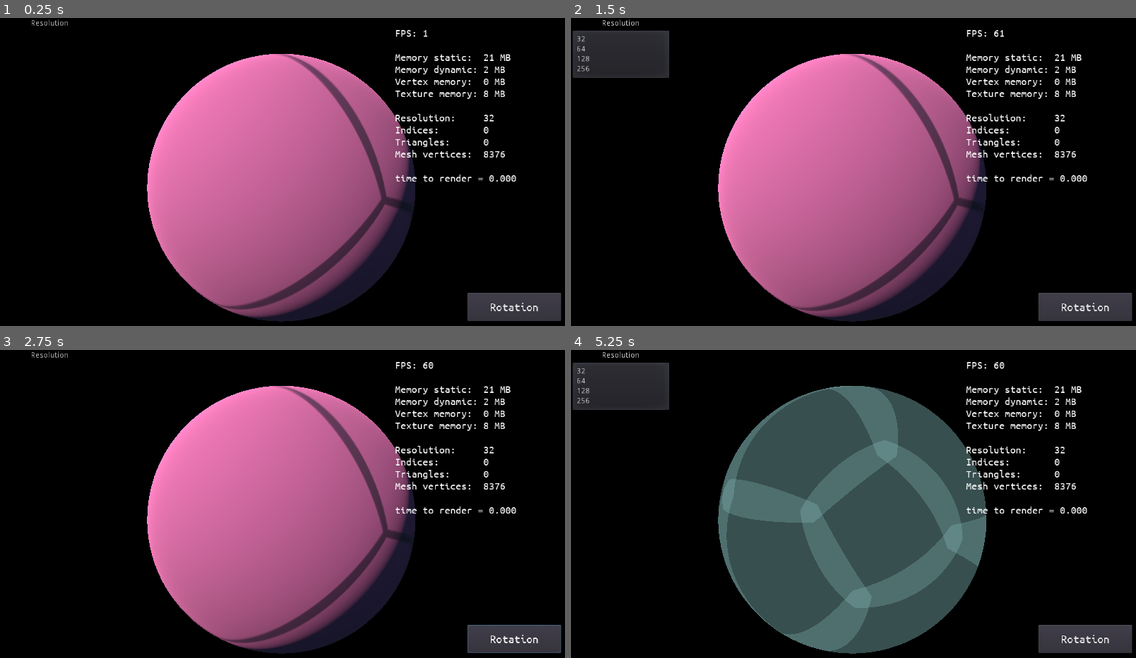
Above: before the commit, frames 1-4 (two rows, left to right).
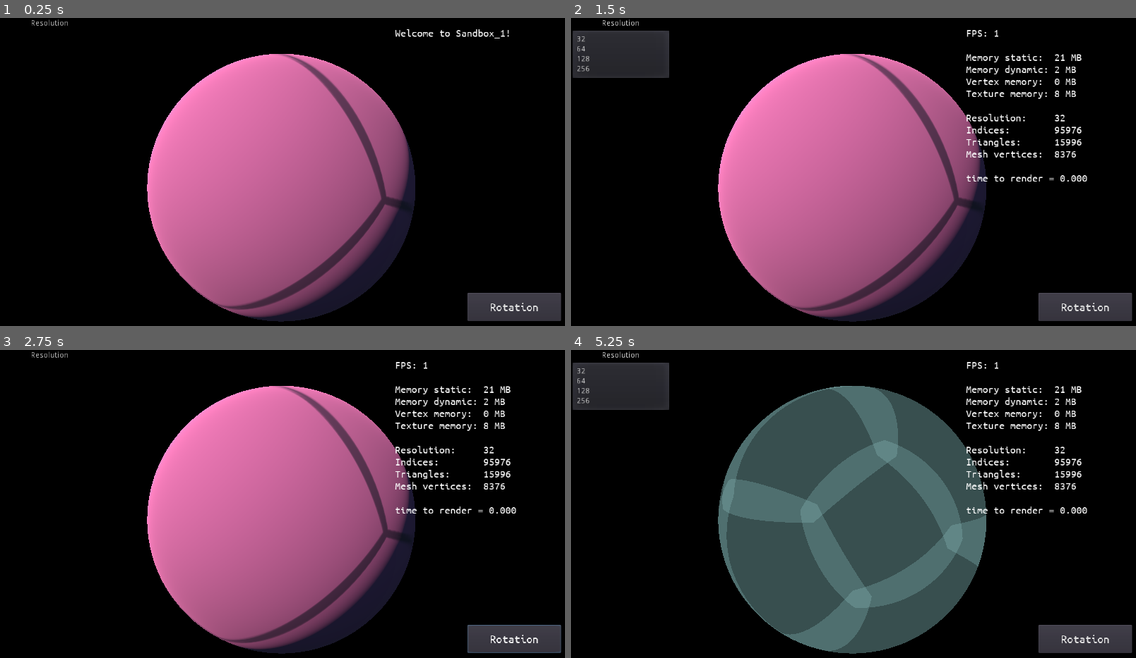
Above: after the commit, the same moments.

Repository: jinjagit/sandbox_1
Game: Godot game, scene res://Main.tscn
Two runs of this game, one before a commit and one after it. Both use one fixed random seed, a clock stepped at 60 frames per second and the inputs below.
Inputs:
- Up to frame 1 (0.25 s): no input
- Up to frame 2 (1.5 s): click "Rotation" at 0.5 s; click "Resolution" at 1.25 s
- Up to frame 3 (2.75 s): click "Rotation" at 2 s
- Up to frame 4 (5.25 s): click "Resolution" at 2.75 s; click "Rotation" at 3.5 s; click "Resolution" at 4.25 s; tap Enter at 5 s; hold P from 5.03 s (still down)

The runs differ from the first frame. In frame 1, 1.6% of the frame differs, in the area x 69-92%, y 3-54%; in frame 2, 0.1%; in frame 3, 0.2%; in frame 4, 0.2%.

Commit message:
Fix stats display by using longer delay after start app + render

Diff:
--- a/Planet.gd
+++ b/Planet.gd
@@ -9,7 +9,9 @@
 #var num_vertices : int = ((resolution * resolution) + (margin * (resolution - 1) * 4)) * 6
 var bench : String = ''
 var bench_time : float = 0.0
-var update_stats_text = false
+var update_stats = false
+var update_stats_time = 0
+var update_stats_delay = 1000
 
 var popup
 
@@ -33,7 +35,8 @@
 	var endTime = OS.get_ticks_msec()
 	bench_time = (endTime - startTime) / 1000.0
 
-	update_stats_text = true
+	update_stats_time = OS.get_ticks_msec()
+	update_stats = true
 
 func _input(event):
 	if event is InputEventKey and Input.is_key_pressed(KEY_P):
@@ -64,9 +67,14 @@
 	#rotate_object_local(Vector3(0, 0, 1), delta/27)
 
 func _physics_process(_delta):
-	if update_stats_text == true:
+	if update_stats == true && update_stats_time > 1 && OS.get_ticks_msec() > update_stats_time + update_stats_delay:
+		print("update_stats_time: {v}".format({"v":update_stats_time}))
+		print("OS.get_ticks_msec(): {v}".format({"v":OS.get_ticks_msec()}))
 		update_stats_text()
-		update_stats_text == false
+		update_stats = false
+
+		if update_stats_delay == 1000:
+			update_stats_delay = 100
 
 func update_stats_text():
 	bench = "time to render = %.3f" % bench_time
@@ -80,8 +88,8 @@
 		+ "Vertex memory:  " + str(round(Performance.get_monitor(Performance.RENDER_VERTEX_MEM_USED)/1024/1024)) + " MB\n"
 		+ "Texture memory: " + str(round(Performance.get_monitor(Performance.RENDER_TEXTURE_MEM_USED)/1024/1024)) + " MB\n\n"
 		+ "Resolution:     " + str(resolution) + "\n"
-		+ "Indices:        " + str(Performance.get_monitor(Performance.RENDER_VERTICES_IN_FRAME)) + "\n"
-		+ "Triangles:      " + str(Performance.get_monitor(Performance.RENDER_VERTICES_IN_FRAME) / 6)  + "\n"
+		+ "Indices:        " + str(indices) + "\n"
+		+ "Triangles:      " + str(indices / 6)  + "\n"
 		+ "Mesh vertices:  " + str(num_vertices) + "\n\n"
 		+ bench
 	)
Not shown, changed: README.md
